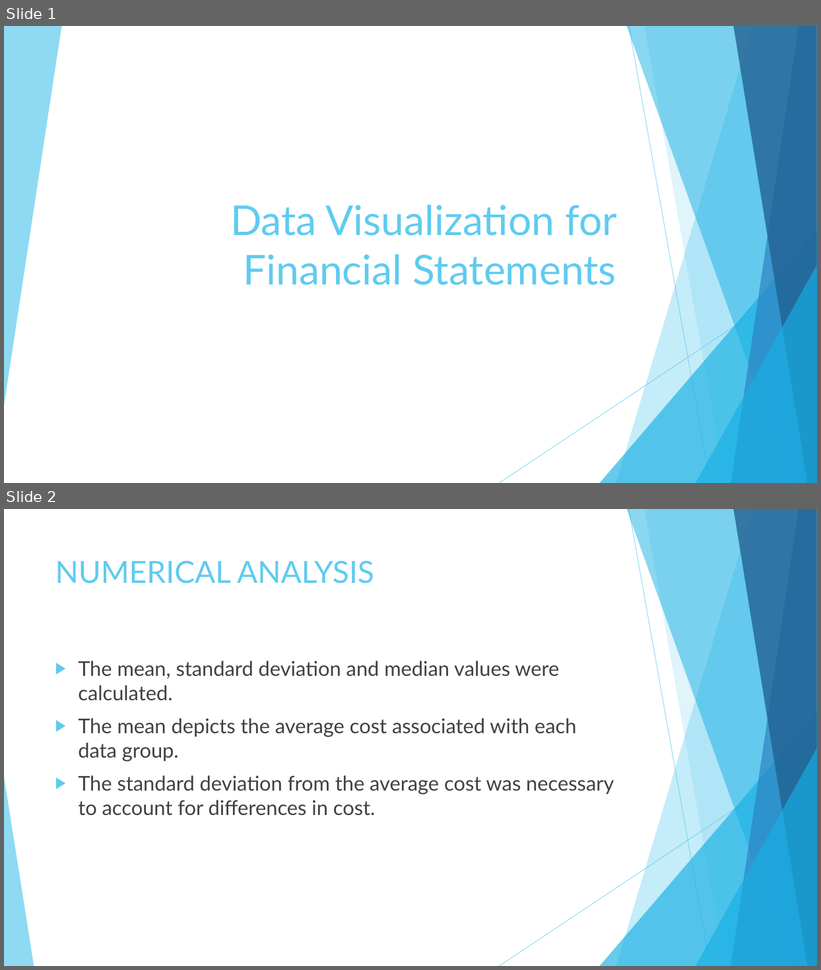
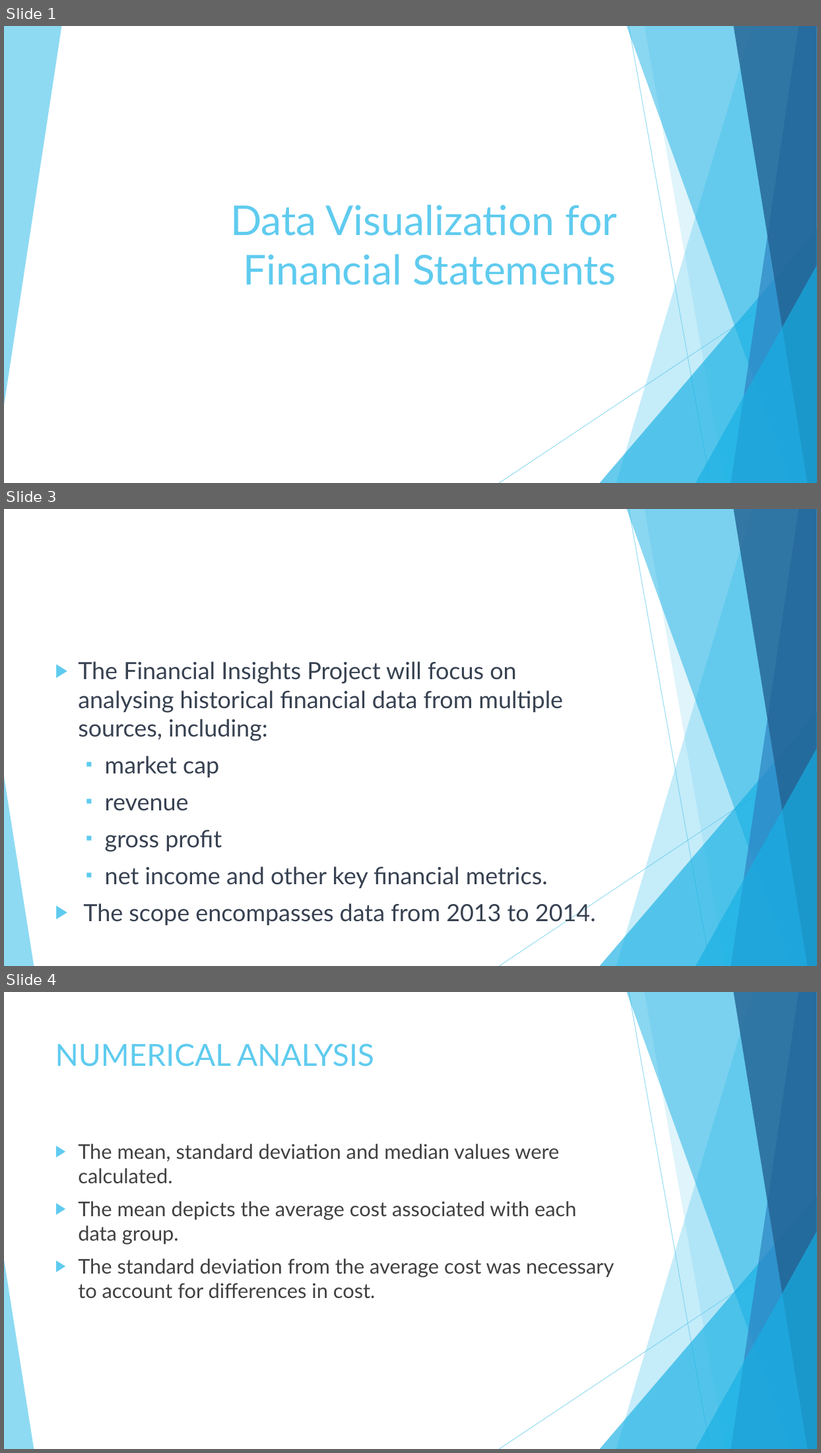
Before and after one commit to chogevic/dsc-dvp-project02, a slide deck: Data Visualization for Financial Statements.pptx. Shown one above the other, each under a label of ours: slides 1 and 2 before the commit, slides 1, 3 and 4 after it; the slides between them are not shown. The pictures are 821x970 and 821x1453 pixels, drawn with LibreOffice and Linux fonts; fonts in the diff are those of the drawing. Boxes give left, top, right and bottom in pixels: in the first picture for what was removed or moved away, otherwise in the second. Text is boxed around its words. In the diff, an @@ line names an element or a change of style, - is before the commit and + after.

```diff
--- a/Data Visualization for Financial Statements.pptx
+++ b/Data Visualization for Financial Statements.pptx
@@ slide 3 added at (4, 509, 817, 966), background #FFFFFF; not listed: 10 template elements that a slide beside it also shows @@
@@ text added at (78, 661, 596, 926), 28 pt, text #374151 @@
+▶ The Financial Insights Project will focus on analysing historical financial data from multiple sources, including:
+  ▪ market cap
+  ▪ revenue
+  ▪ gross profit
+  ▪ net income and other key financial metrics.
+▶ The scope encompasses data from 2013 to 2014.
@@ what was slide 2 is now slide 4 @@
```
Also in this commit, not shown: 18 slides changed, 11 other slides added, 1 slide removed, 4 other files.
